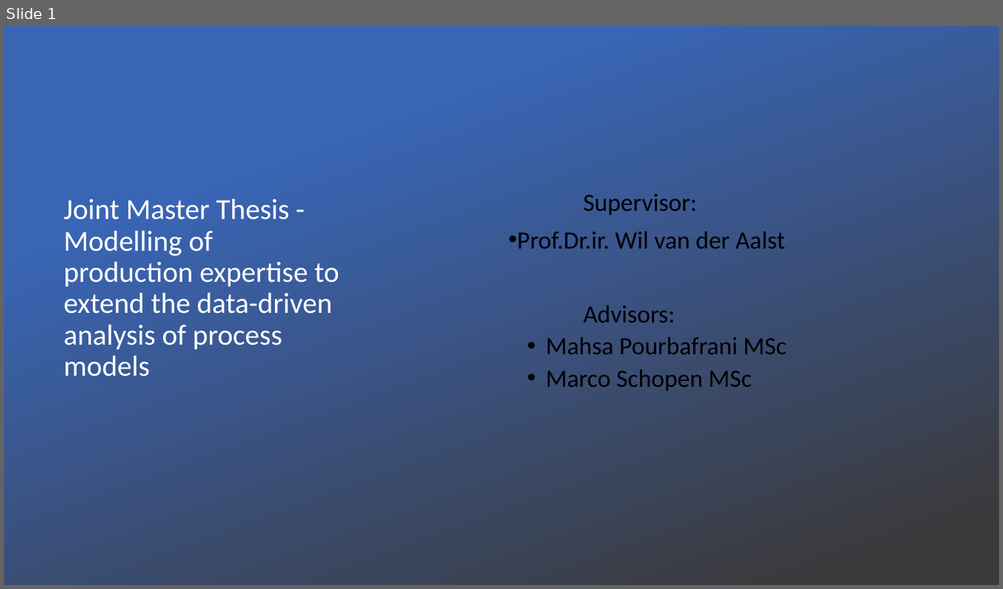
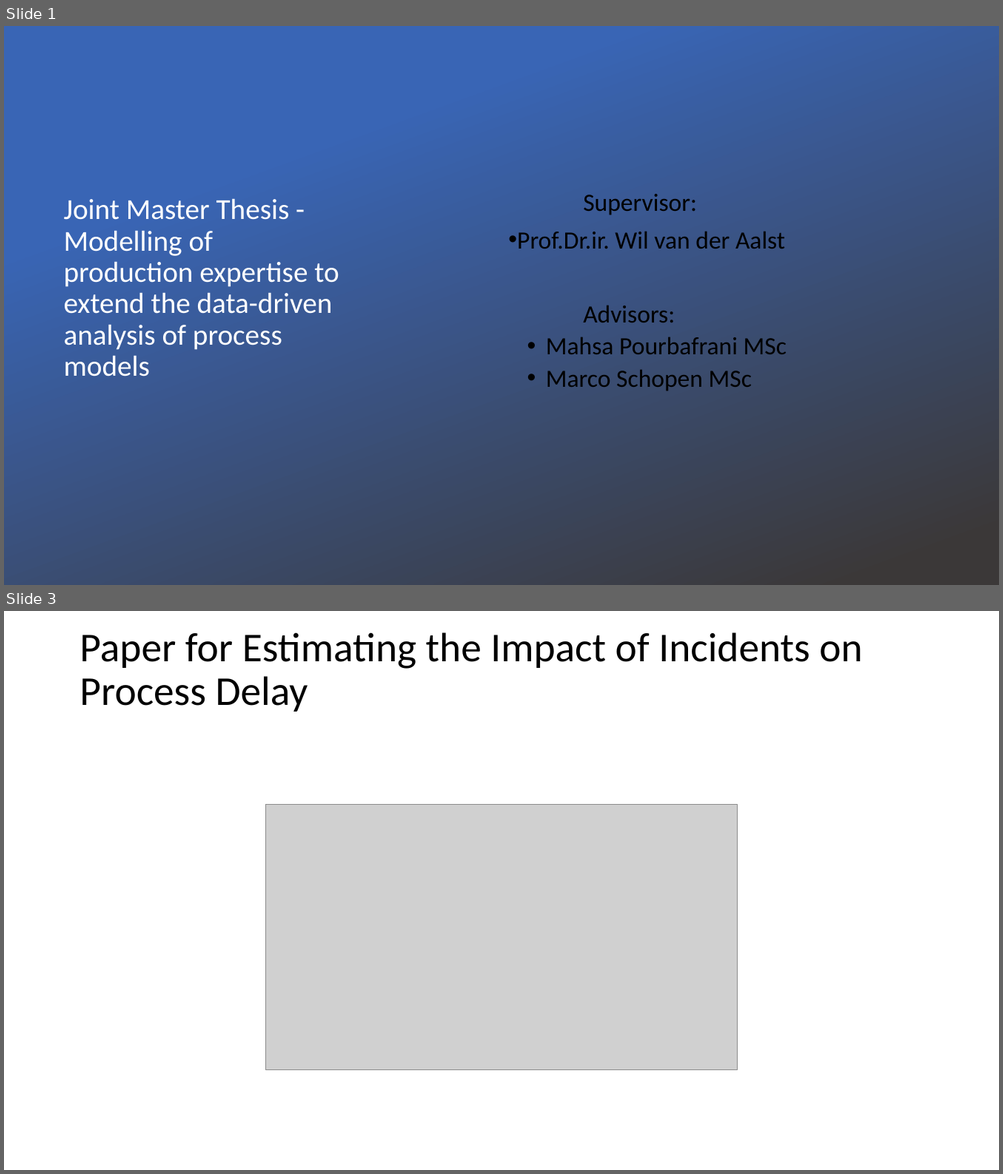
Before and after one commit to deepak-sateesh/processmining, a slide deck: Presentations/Presentation4.pptx. Shown one above the other, each under a label of ours: slide 1 before the commit, slides 1 and 3 after it; the slides between them are not shown. The pictures are 1003x589 and 1003x1174 pixels, drawn with LibreOffice and Linux fonts; fonts in the diff are those of the drawing; grey boxes stand for pictures; background and template pictures are left out. Boxes give left, top, right and bottom in pixels: in the first picture for what was removed or moved away, otherwise in the second. Text is boxed around its words. In the diff, an @@ line names an element or a change of style, - is before the commit and + after.

Commit message:
Added paper and updated the ppt

```diff
--- a/Presentations/Presentation4.pptx
+++ b/Presentations/Presentation4.pptx
@@ slide 3 added at (4,611,999,1170), background #FFFFFF @@
@@ title added at (79,632,862,712), 39.6 pt, text #000000 @@
+Paper for Estimating the Impact of Incidents on Process Delay
@@ picture added at (266,805,737,1071) @@
```
Also in this commit, not shown: 2 slides changed, 2 slides removed, 3 other files.
